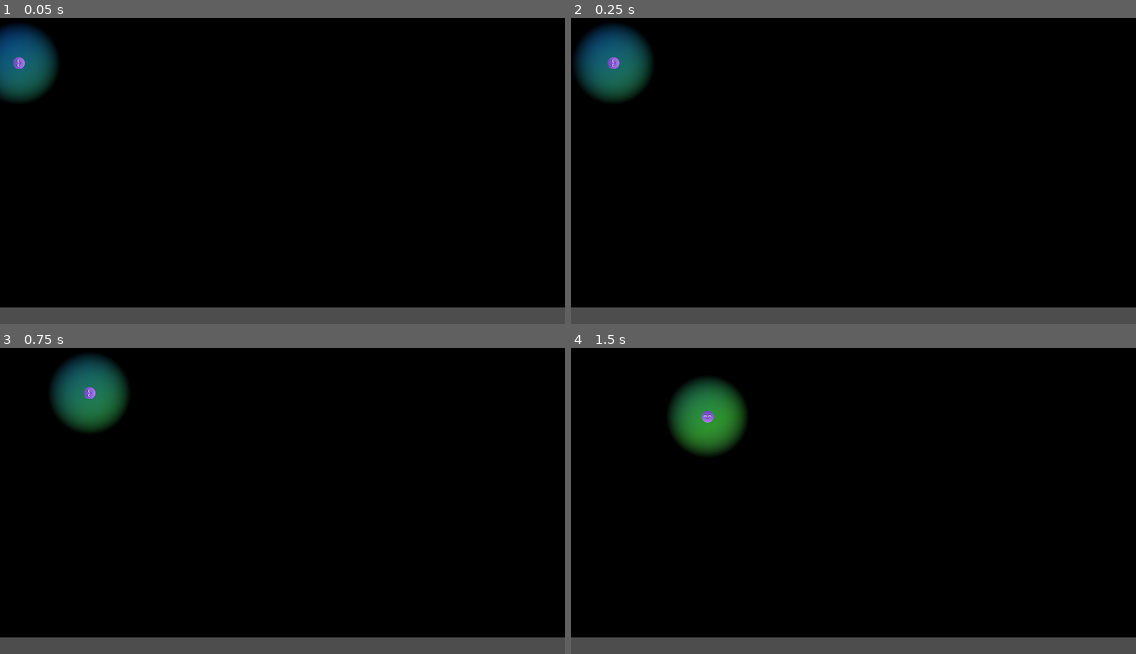
Above: before the commit, frames 1-4 (two rows, left to right).
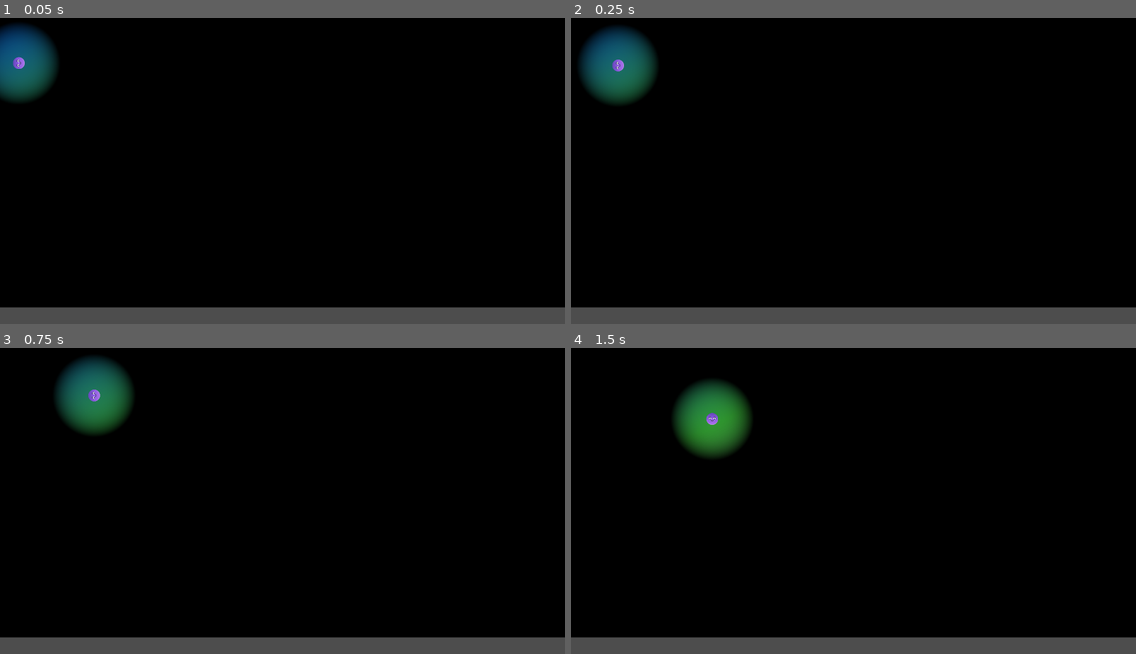
Above: after the commit, the same moments.

Repository: FeniXb3/Myopia
Game: Godot game, scene res://game.tscn
Same seed, same stepped clock (60 frames per second), same inputs: the game is played once before the commit and once after it.
Inputs:
- Up to frame 1 (0.05 s): no input
- Up to frame 2 (0.25 s): no input
- Up to frame 3 (0.75 s): hold D (move_right) from 0.53 s (still down)
- Up to frame 4 (1.5 s): release D (move_right) at 1.28 s; hold S (move_down) from 1.28 s (still down)

Frame 1 is identical in both runs. In frame 2, 0.7% of the frame differs, in the area x 0-16%, y 2-29%; in frame 3, 0.7%; in frame 4, 0.9%, in the area x 17-32%, y 9-36%.

Commit message:
Fix snapping positions

Diff:
--- a/collectible/collectible.gd
+++ b/collectible/collectible.gd
@@ -13,7 +13,7 @@
 	setup_tone_tween()
 	position.x = randi_range(0, 1920)
 	position.y = randi_range(0, 1024)
-	position.snapped(Vector2(step.value, step.value)) + Vector2(step.value / 2, step.value / 2)
+	position = position.snapped(Vector2(step.value, step.value))
 
 # Called every frame. 'delta' is the elapsed time since the previous frame.
 func _process(delta):
--- a/player/player.gd
+++ b/player/player.gd
@@ -44,12 +44,15 @@
 		current_direction = next_direction
 		rotate(angle_radians)
 
-	position += current_direction * step.value
-	position.x = fposmod(position.x, grid_size.x)
-	position.y = fposmod(position.y, grid_size.y)
+	var tmp_position = position;
 
-	position.snapped(Vector2(step.value, step.value)) + Vector2(step.value / 2, step.value / 2)
-	player_position.value = position
+	tmp_position += current_direction * step.value
+	tmp_position.x = fposmod(tmp_position.x, grid_size.x)
+	tmp_position.y = fposmod(tmp_position.y, grid_size.y)
+
+	tmp_position = tmp_position.snapped(Vector2(step.value, step.value))
+	player_position.value = tmp_position
+	position = player_position.value
 
 func _on_delay_changed(value : float) -> void:
 	if is_node_ready():
